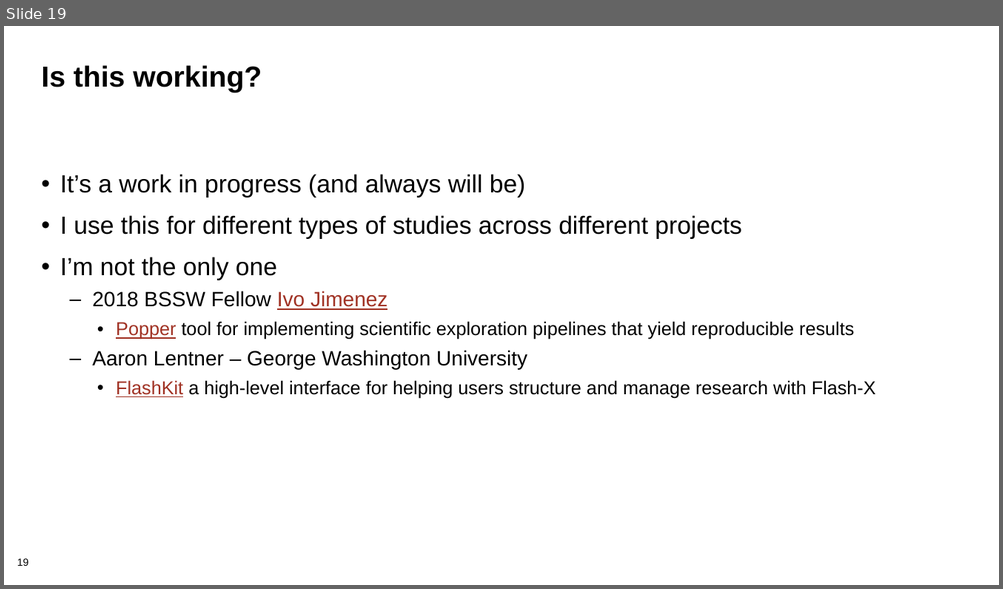
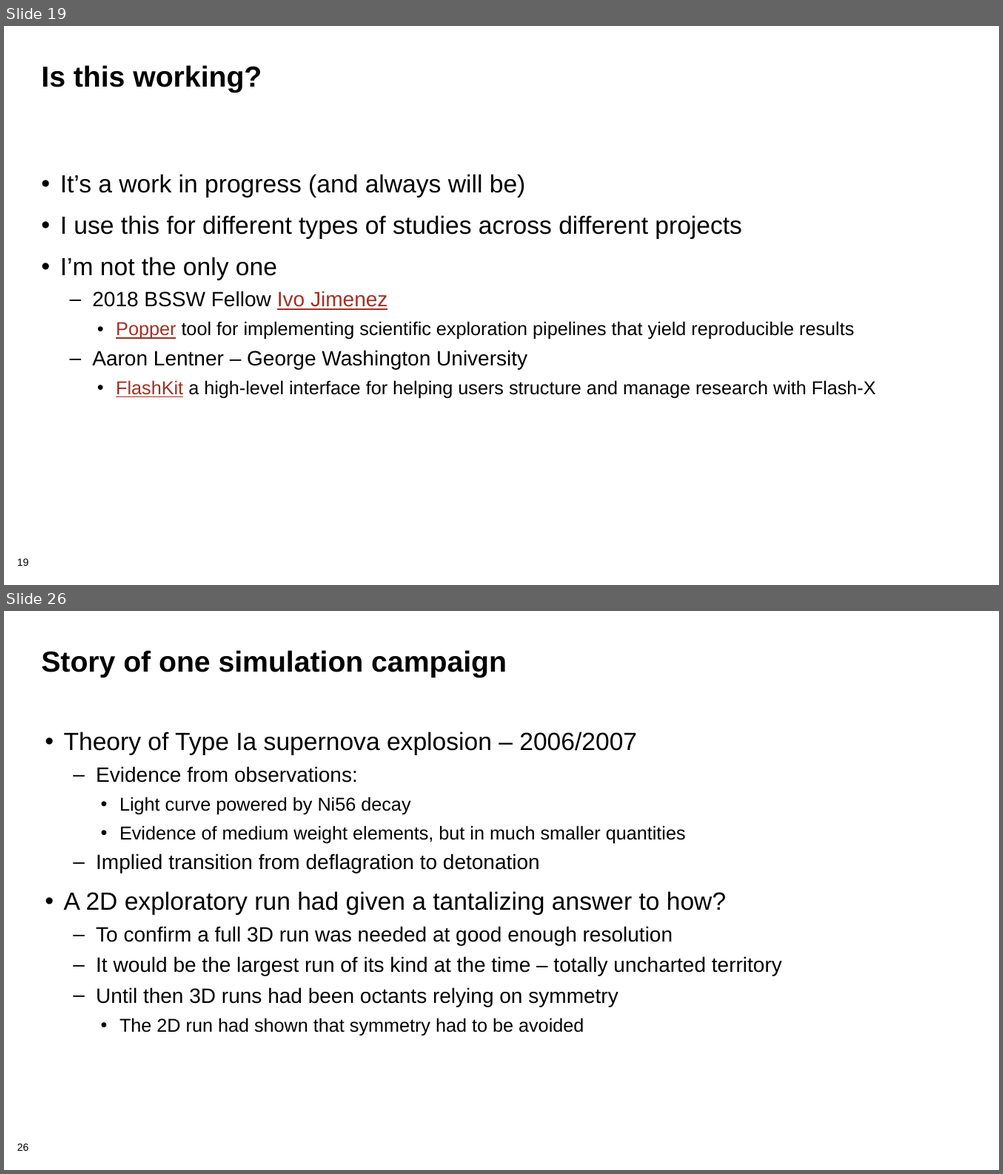
Before and after one commit to bssw-tutorial/presentations, a slide deck: computational-expts.pptx. Shown one above the other, each under a label of ours: slide 19 before the commit, slides 19 and 26 after it; the slides between them are not shown. The pictures are 1003x589 and 1003x1174 pixels, drawn with LibreOffice and Linux fonts; fonts in the diff are those of the drawing; background and template pictures are left out. Boxes give left, top, right and bottom in pixels: in the first picture for what was removed or moved away, otherwise in the second. Text is boxed around its words. In the diff, an @@ line names an element or a change of style, - is before the commit and + after.

```diff
--- a/computational-expts.pptx
+++ b/computational-expts.pptx
@@ slide 26 added at [4, 611, 999, 1170], background #FFFFFF; not listed: 1 template element that a slide beside it also shows @@
@@ title added at [41, 650, 506, 678], 28 pt, text #000000, bold @@
+Story of one simulation campaign
@@ text added at [64, 732, 782, 1036], 20 pt, text #000000 @@
+• Theory of Type Ia supernova explosion – 2006/2007
+  – Evidence from observations:
+    • Light curve powered by Ni56 decay
+    • Evidence of medium weight elements, but in much smaller quantities
+  – Implied transition from deflagration to detonation
+• A 2D exploratory run had given a tantalizing answer to how?
+  – To confirm a full 3D run was needed at good enough resolution
+  – It would be the largest run of its kind at the time – totally uncharted territory
+  – Until then 3D runs had been octants relying on symmetry
+    • The 2D run had shown that symmetry had to be avoided
```
Also in this commit, not shown: 2 slides changed, 11 other slides added, 1 slide removed.
